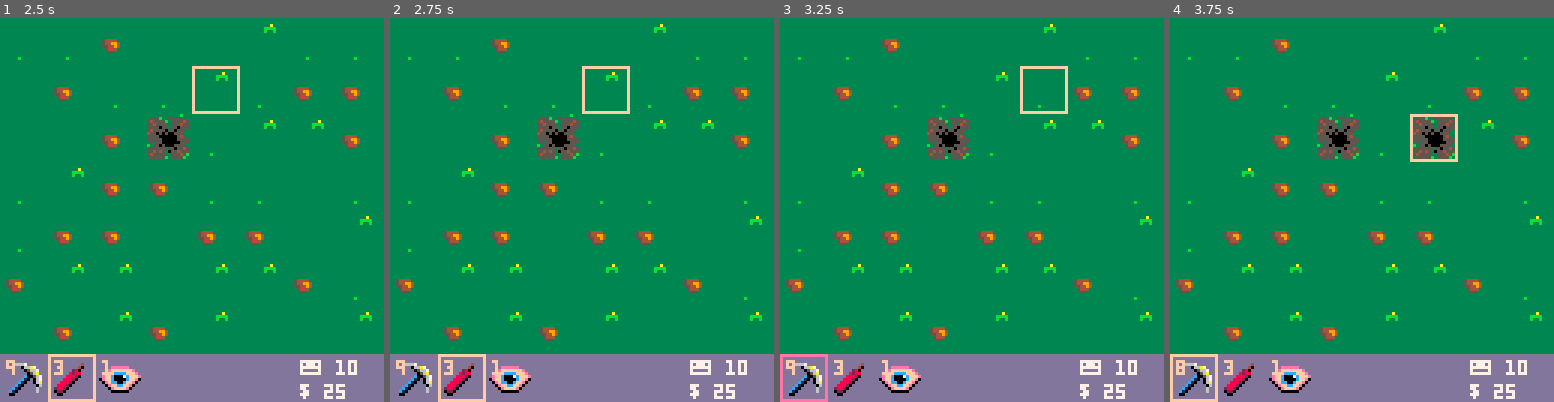
Above: before the commit, frames 1-4 (left to right).
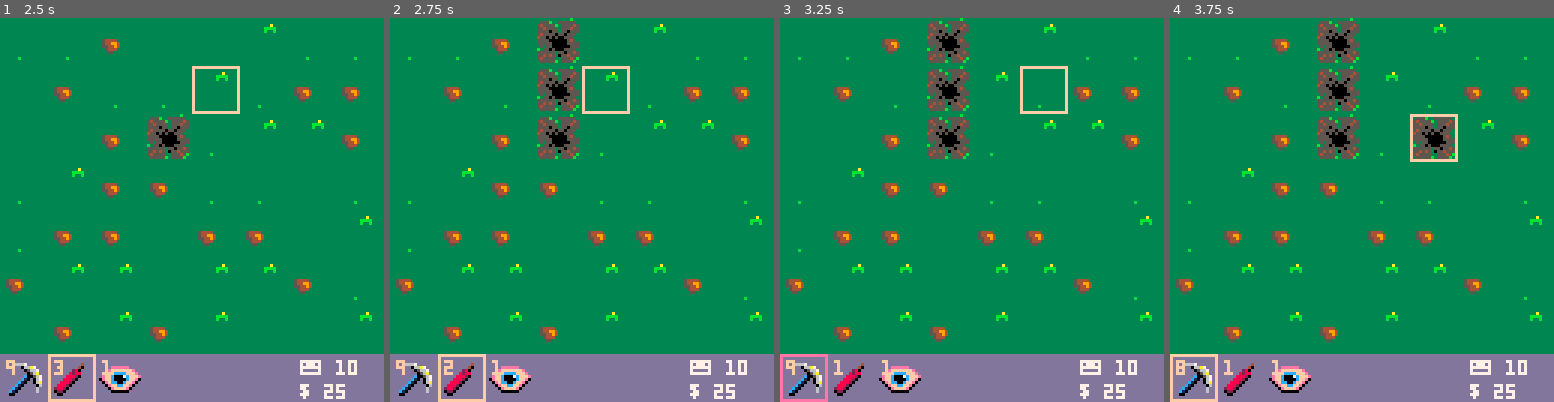
Above: after the commit, the same moments.

Repository: seanpackham/lost-and-found
Game: PICO-8 cartridge main.p8
The game is run twice, just before and just after one commit, with the same random seed, the same clock (stepped at 60 frames per second) and the same inputs.
Inputs:
- Up to frame 1 (2.5 s): tap X (X key) at 0.33, 1.07, 1.85 s; tap O (Z key) at 0.7, 1.7, 2.1 s; hold Right 1.6-2.1 s; hold Up 2.15-2.42 s; hold Right from 2.47 s (still down)
- Up to frame 2 (2.75 s): keep holding Right; tap O (Z key) at 2.5 s
- Up to frame 3 (3.25 s): tap O (Z key) at 2.9 s; tap X (X key) at 2.97 s; release Right at 3.03 s; hold Left from 3.08 s (still down)
- Up to frame 4 (3.75 s): tap O (Z key) at 3.3, 3.7 s; release Left at 3.58 s; hold Down from 3.63 s (still down)

Frame 1 is identical in both runs. In frame 2, 2.2% of the frame differs, in the area x 14-50%, y 0-93%; in frame 3, 2.2%; in frame 4, 2.2%.

Commit message:
Dynamite

Diff:
--- a/main.p8
+++ b/main.p8
@@ -27,6 +27,7 @@
 
 	if #tile.sprites == 1 then
 		items[i].uses -= 1
+		add(tile.sprites, dig_tile)
 
 		if tile.e then
 			add(tile.sprites, tile.e)
@@ -43,7 +44,6 @@
 		else
 			-- play pick grass sound
 			sfx(3)
-			add(tile.sprites, dig_tile)
 		end
 	else
 		-- play already dug sound
@@ -57,6 +57,31 @@
 	end
 
 	-- play dynamite sound
+	items[i].uses -= 1
+
+ for x = cursor.x - 1 , cursor.x + 1 do
+		for y = cursor.y - 1, cursor.y + 1 do
+			local tile = tiles[clamp(x, 1, 8)][clamp(y, 1, 7)]
+			if tile.e then
+				add(tile.sprites, dig_tile)
+
+				if tile.e.type == "loot" then
+					sfx(6)
+					money += tile.e.value
+					add(tile.sprites, tile.e)
+				else
+					-- dyanmite doesn't trigger traps
+					tile.e = nil
+				-- todo fade trap away
+				end
+			else
+				-- play pick grass sound
+				sfx(3)
+			end
+
+	 end
+ end
+
 end
 
 function use_vision(i)
@@ -163,7 +188,7 @@
 	update = function()
 		vision.delay += 1
 
-		if vision.delay > 30 - level then
+		if vision.delay > 45 - (level * 3) then
 			vision.delay = 0
 			state = game
 		end
@@ -235,7 +260,7 @@
 		cls(13)
 		print("stock up adventurer", 26, 8, 7)
 		sspr(80, 32, 32, 32, 32, 12, 64, 64)
-		print("x to exit", 45, 115, 7)
+		print("x to exit", 45, 120, 7)
 
 		for k, v in pairs(items) do
 			local y = 82
@@ -359,7 +384,12 @@
 end
 
 function _draw()
-	state.draw()
+	-- debug
+	if debug and state == game then
+		vision.draw()
+	else
+			state.draw()
+	end
 end
 
 function draw_sprite(sprite, x, y)
